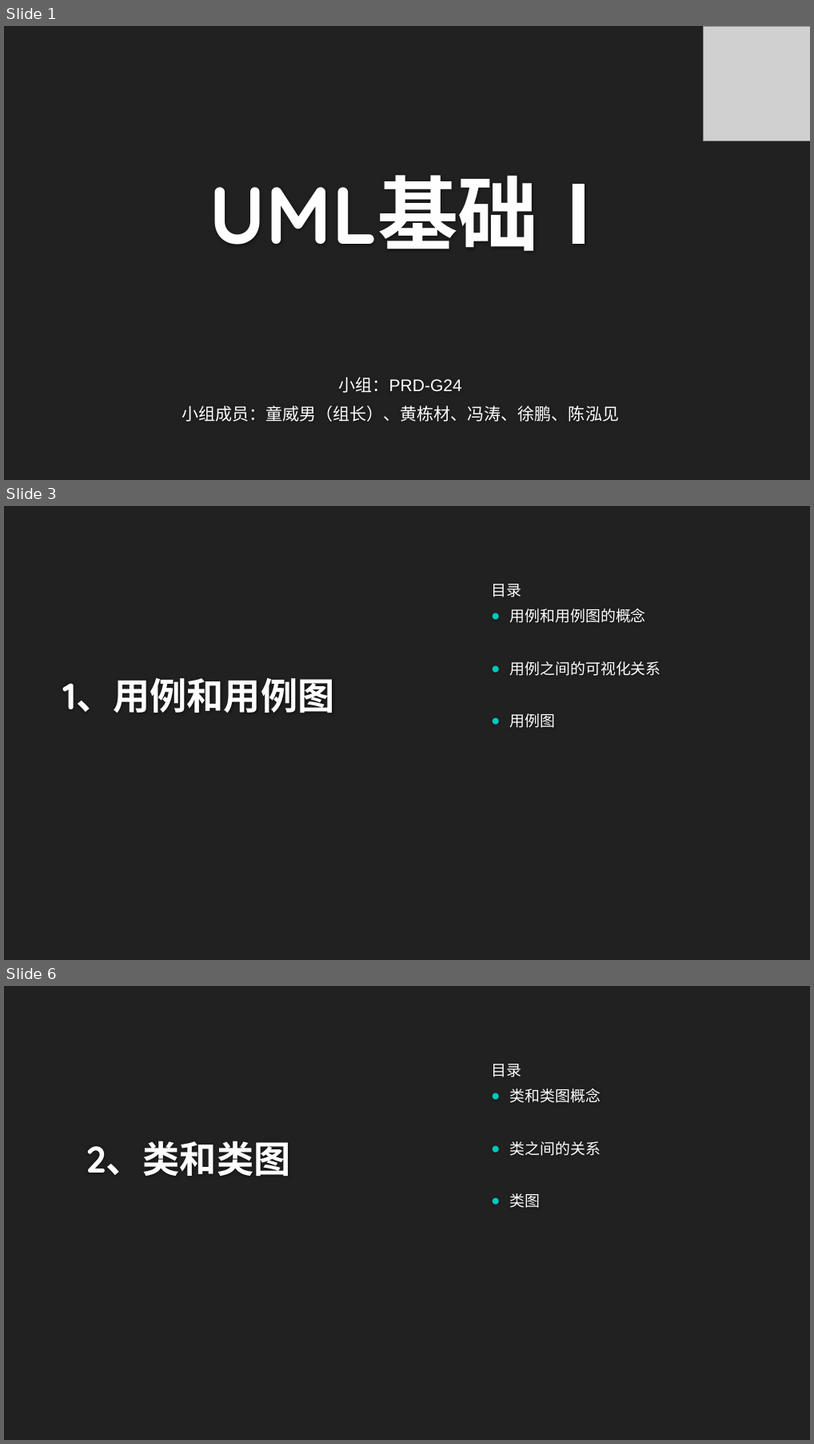
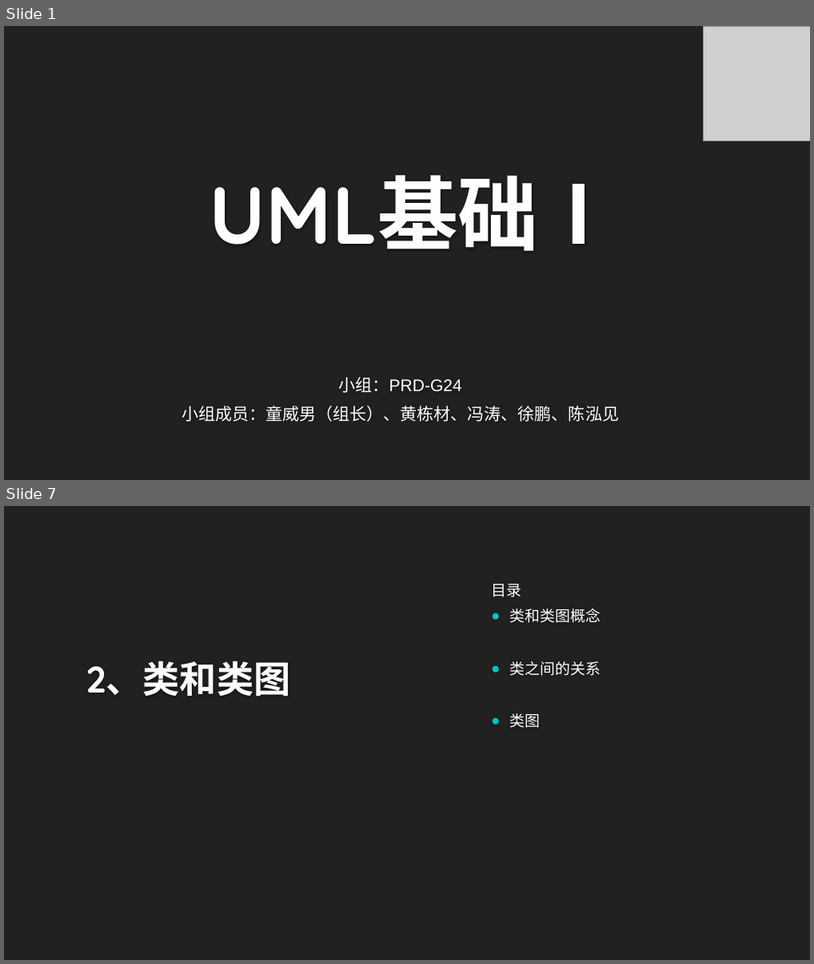
Before and after one commit to twn422/PRD2017, a slide deck: PRD-2017-G24/STW/非受控文件/翻转课堂作业/UML基础1/UML基础Ⅰ.pptx. Shown one above the other, each under a label of ours: slides 1, 3 and 6 before the commit, slides 1 and 7 after it; the slides between them are not shown. The pictures are 814x1444 and 814x964 pixels, drawn with LibreOffice and Linux fonts; fonts in the diff are those of the drawing; grey boxes stand for pictures; background and template pictures are left out. Boxes give left, top, right and bottom in pixels: in the first picture for what was removed or moved away, otherwise in the second. Text is boxed around its words. In the diff, an @@ line names an element or a change of style, - is before the commit and + after.

```diff
--- a/PRD-2017-G24/STW/非受控文件/翻转课堂作业/UML基础1/UML基础Ⅰ.pptx
+++ b/PRD-2017-G24/STW/非受控文件/翻转课堂作业/UML基础1/UML基础Ⅰ.pptx
@@ slide 3 removed at (4, 506, 810, 960), background #212121 @@
@@ text removed at (491, 584, 662, 728) @@
-目录
-● 用例和用例图的概念
-● 用例之间的可视化关系
-● 用例图
@@ title removed at (62, 678, 334, 712) @@
-1、用例和用例图
@@ what was slide 6 is now slide 7 @@
```
Also in this commit, not shown: 1 slide changed, 3 slides added, 1 other slide removed, 5 other files.
